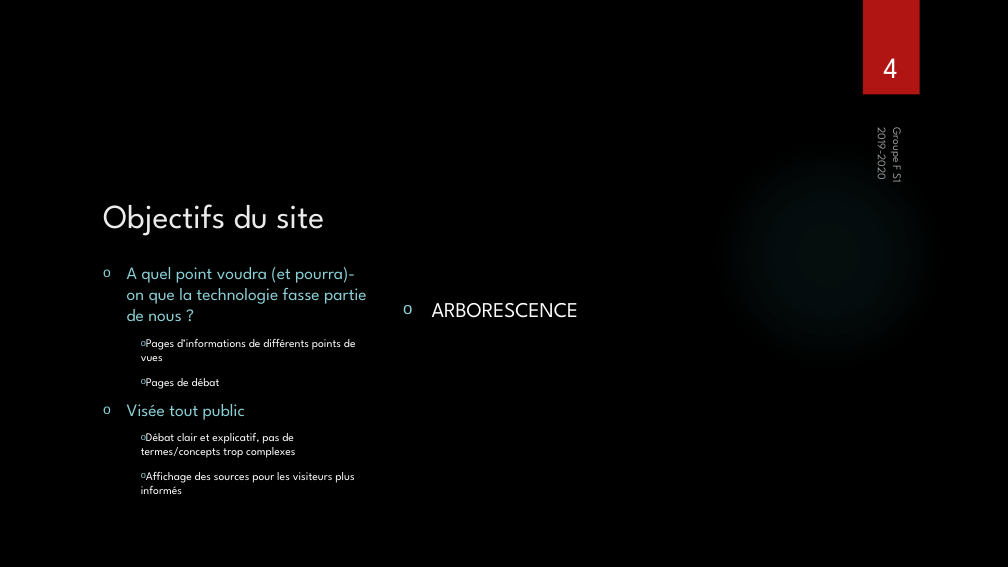
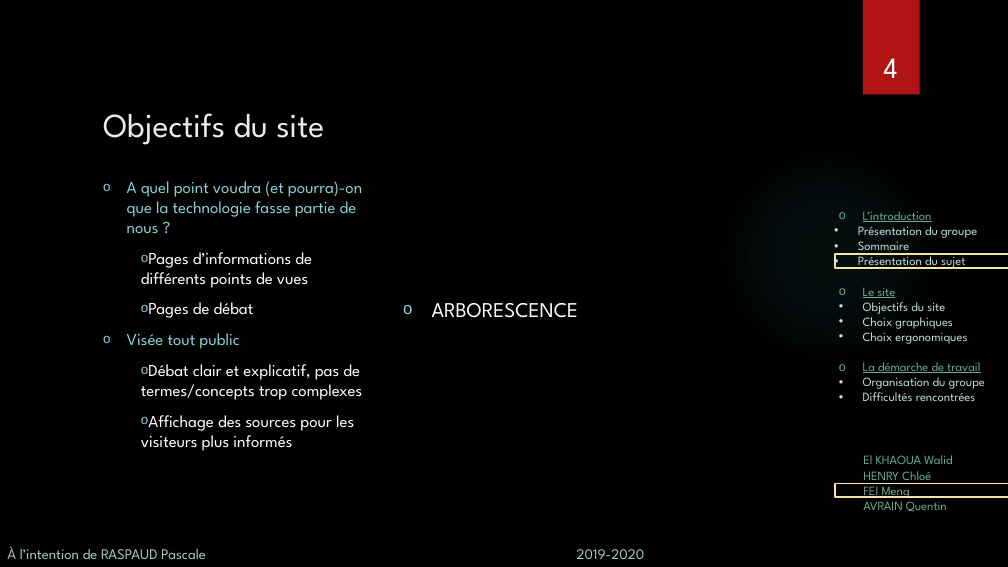
Before and after one commit to wldl/ptut, a slide deck: slide 4 of soutenance/Soutenance.pptx. Drawn at 1008x567 pixels with LibreOffice and Linux fonts; fonts in the diff are those of the drawing; background and template pictures are left out. Boxes give left, top, right and bottom in pixels: in the first picture for what was removed or moved away, otherwise in the second. Text is boxed around its words. In the diff, an @@ line names an element or a change of style, - is before the commit and + after.

```diff
--- a/soutenance/Soutenance.pptx
+++ b/soutenance/Soutenance.pptx
@@ title "Objectifs du site" moved from (x1=103, y1=204, x2=324, y2=236) to (x1=103, y1=113, x2=324, y2=145) @@
@@ text removed at (x1=874, y1=132, x2=891, y2=179) @@
-2019-2020
@@ text removed at (x1=889, y1=130, x2=906, y2=182) @@
-Groupe F S1
@@ text "A quel point voudra (et ..." moved from (x1=127, y1=267, x2=367, y2=494) to (x1=127, y1=181, x2=363, y2=451) @@
@@ text "A quel point voudra (et ..." at (x1=127, y1=181, x2=363, y2=451): size 16.6 to 16 pt in "A quel point voudra (et pourra)-on que ...", "Visée tout public"; size 11.1 to 16 pt in "Pages d’informations de différents points de vues", "Pages de débat", "Débat clair et explicatif, pas de termes/concepts ...", "Affichage des sources pour les visiteurs plus ..." @@
@@ text added at (x1=858, y1=211, x2=985, y2=401), 12 pt, text #C3DED3 @@
+  o L’introduction
+  • Présentation du groupe
+  • Sommaire
+  • Présentation du sujet
+  o Le site
+  • Objectifs du site
+  • Choix graphiques
+  • Choix ergonomiques
+  o La démarche de travail
+  • Organisation du groupe
+  • Difficultés rencontrées
@@ rectangle added at (x1=836, y1=254, x2=1008, y2=268), outline #F5E2A9 1.5 pt @@
@@ text added at (x1=863, y1=455, x2=953, y2=512), 12 pt, text #6AAC90 @@
+El KHAOUA Walid
+HENRY Chloé
+FEI Meng
+AVRAIN Quentin
@@ rectangle added at (x1=836, y1=483, x2=1008, y2=497), outline #F5E2A9 1.5 pt @@
@@ text added at (x1=7, y1=546, x2=645, y2=559), 14 pt, text #A6CDBC @@
+À l’intention de RASPAUD Pascale 2019-2020
```
Also in this commit, not shown: 10 other slides changed, 1 slide added, 1 slide removed, 3 other files.
